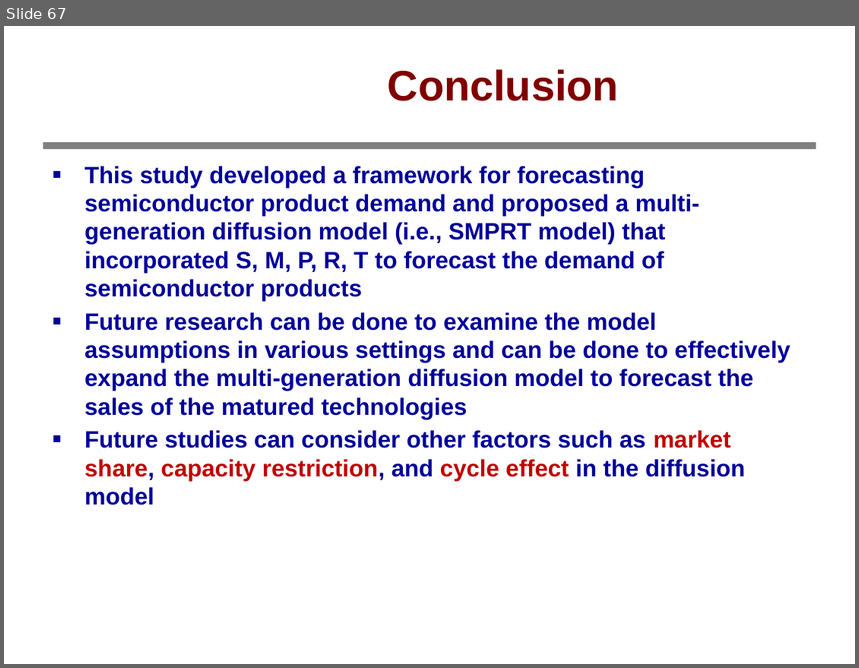
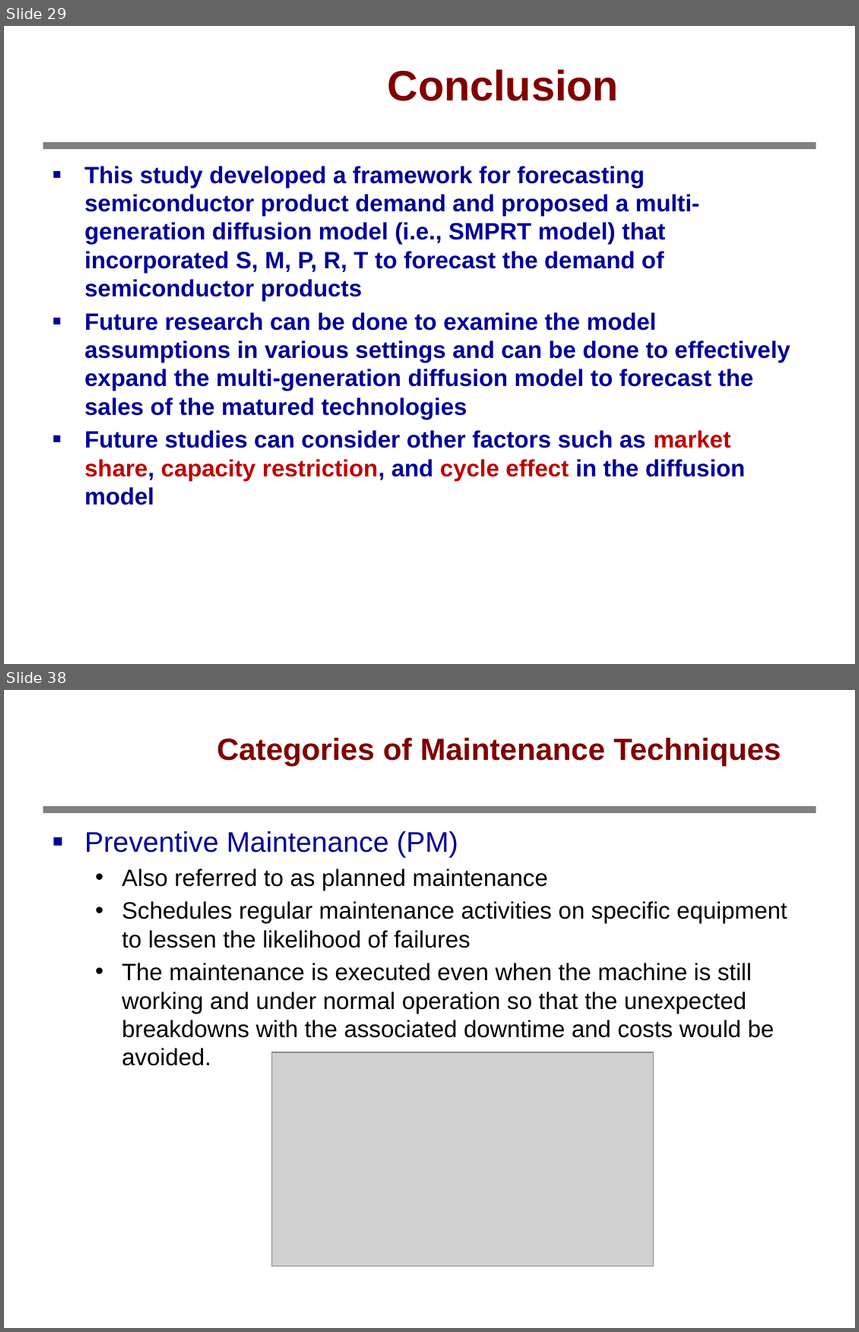
Before and after one commit to bbq9793101pohsien/Test_data, a slide deck: 學術交流.pptx. Shown one above the other, each under a label of ours: slide 67 before the commit, slides 29 and 38 after it; the slides between them are not shown. The pictures are 859x668 and 859x1332 pixels, drawn with LibreOffice and Linux fonts; fonts in the diff are those of the drawing; grey boxes stand for pictures; background and template pictures are left out. Boxes give left, top, right and bottom in pixels: in the first picture for what was removed or moved away, otherwise in the second. Text is boxed around its words. In the diff, an @@ line names an element or a change of style, - is before the commit and + after.

```diff
--- a/學術交流.pptx
+++ b/學術交流.pptx
@@ slide 38 added at [4, 690, 855, 1328], background #FFFFFF; not listed: 1 template element that a slide beside it also shows @@
@@ title added at [217, 737, 781, 766], 25.9 pt, text #800000, bold @@
+Categories of Maintenance Techniques
@@ text added at [85, 831, 787, 1066], 20 pt, text #000000 @@
+■ Preventive Maintenance (PM)
+  • Also referred to as planned maintenance
+  • Schedules regular maintenance activities on specific equipment to lessen the likelihood of failures
+  • The maintenance is executed even when the machine is still working and under normal operation so that the unexpected breakdowns with the associated downtime and costs would be avoided.
@@ picture added at [272, 1053, 654, 1266] @@
@@ page number added at [654, 1304, 852, 1328], 12.9 pt, text #FFFFFF @@
+38
@@ what was slide 67 is now slide 29 @@
```
Also in this commit, not shown: 16 other slides added, 38 slides removed.
